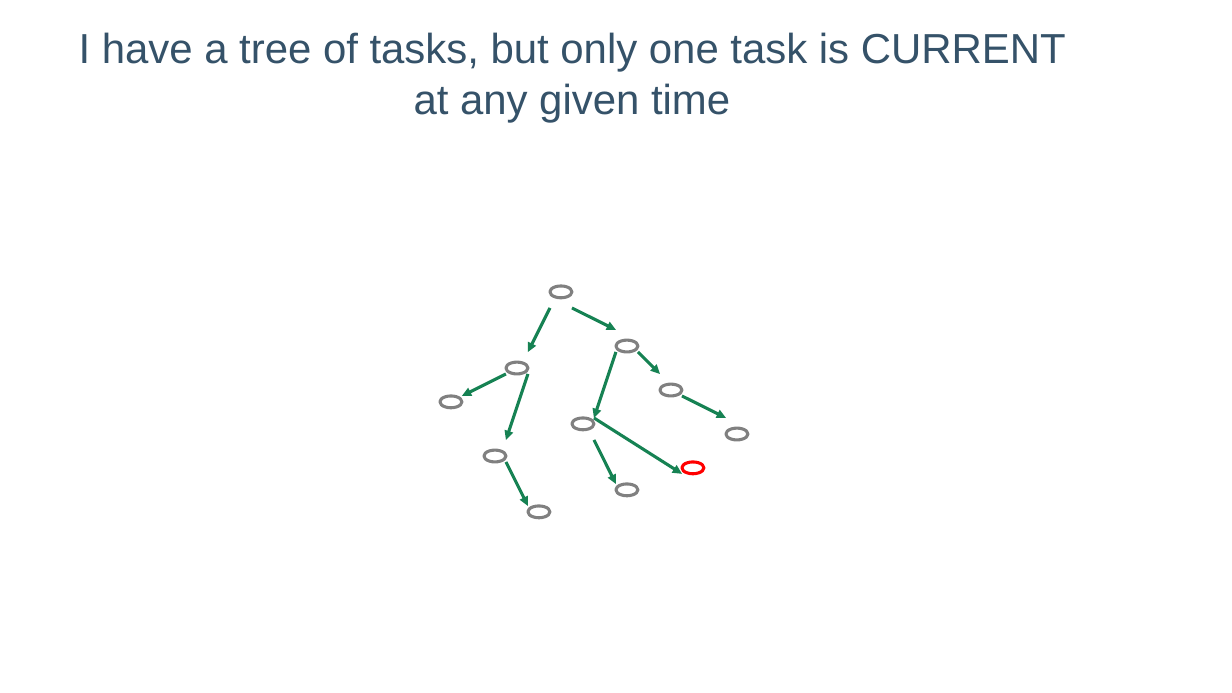
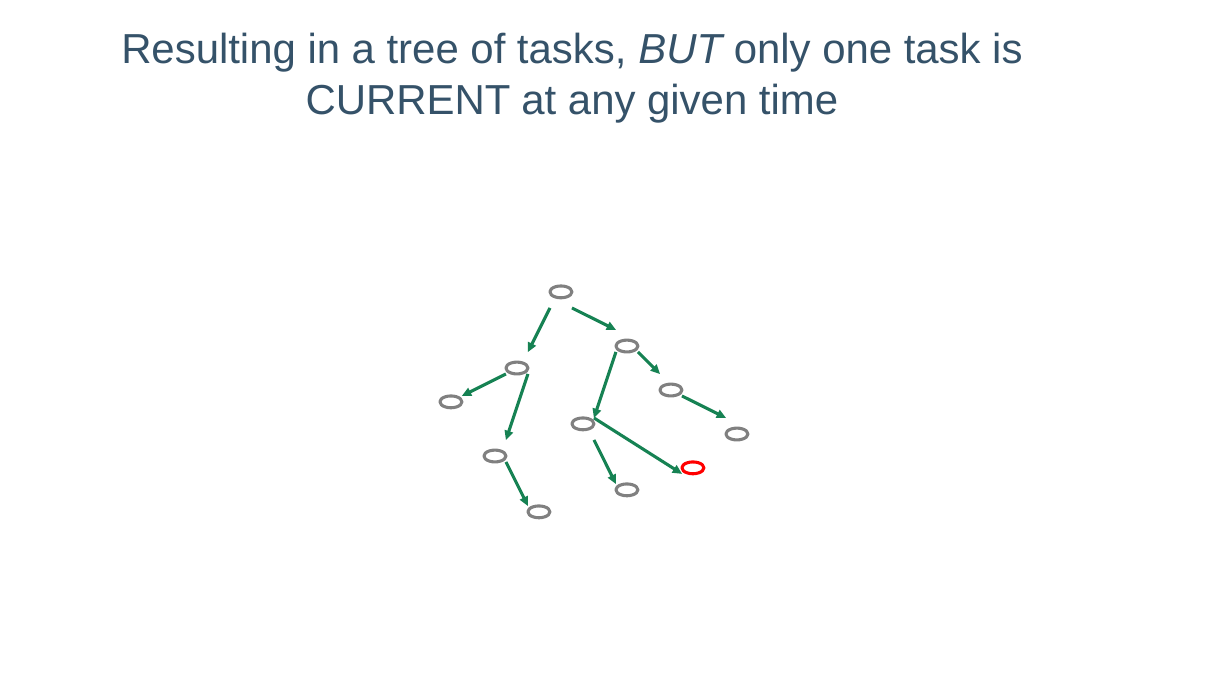
Before and after one commit to lelanthran/frame, a slide deck: slide 36 of docs/FrameIntroduction.odp (slide 34 before the commit). Drawn at 1232x693 pixels with LibreOffice and Linux fonts; fonts in the diff are those of the drawing; background and template pictures are left out. Boxes give left, top, right and bottom in pixels: in the first picture for what was removed or moved away, otherwise in the second. Text is boxed around its words. In the diff, an @@ line names an element or a change of style, - is before the commit and + after.

Commit message:
Updated slideshow for the last time.

```diff
--- a/docs/FrameIntroduction.odp
+++ b/docs/FrameIntroduction.odp
@@ title at (121,32,1022,122): text changed @@
-I have a tree of tasks, but only one task is CURRENT at any given time
+Resulting in a tree of tasks, BUT only one task is CURRENT at any given time
```
Also in this commit, not shown: 6 other slides changed, 2 slides added.
